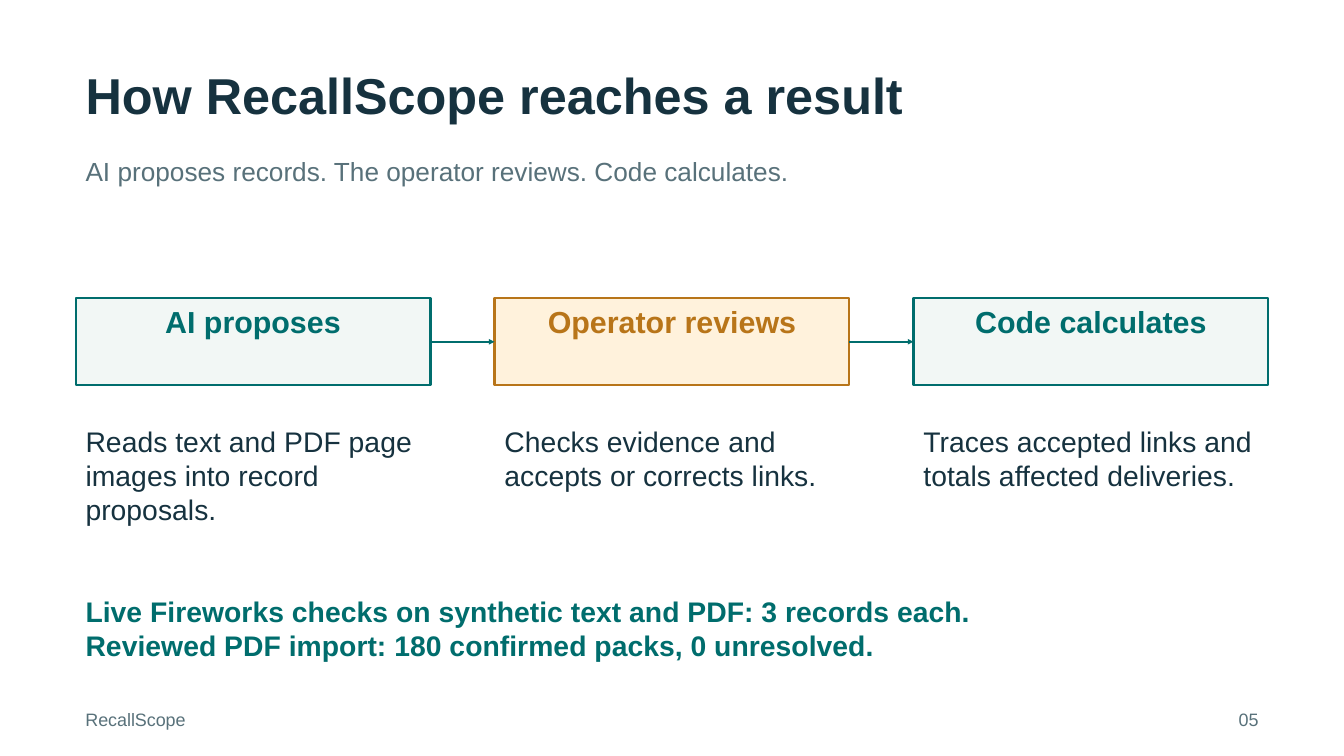
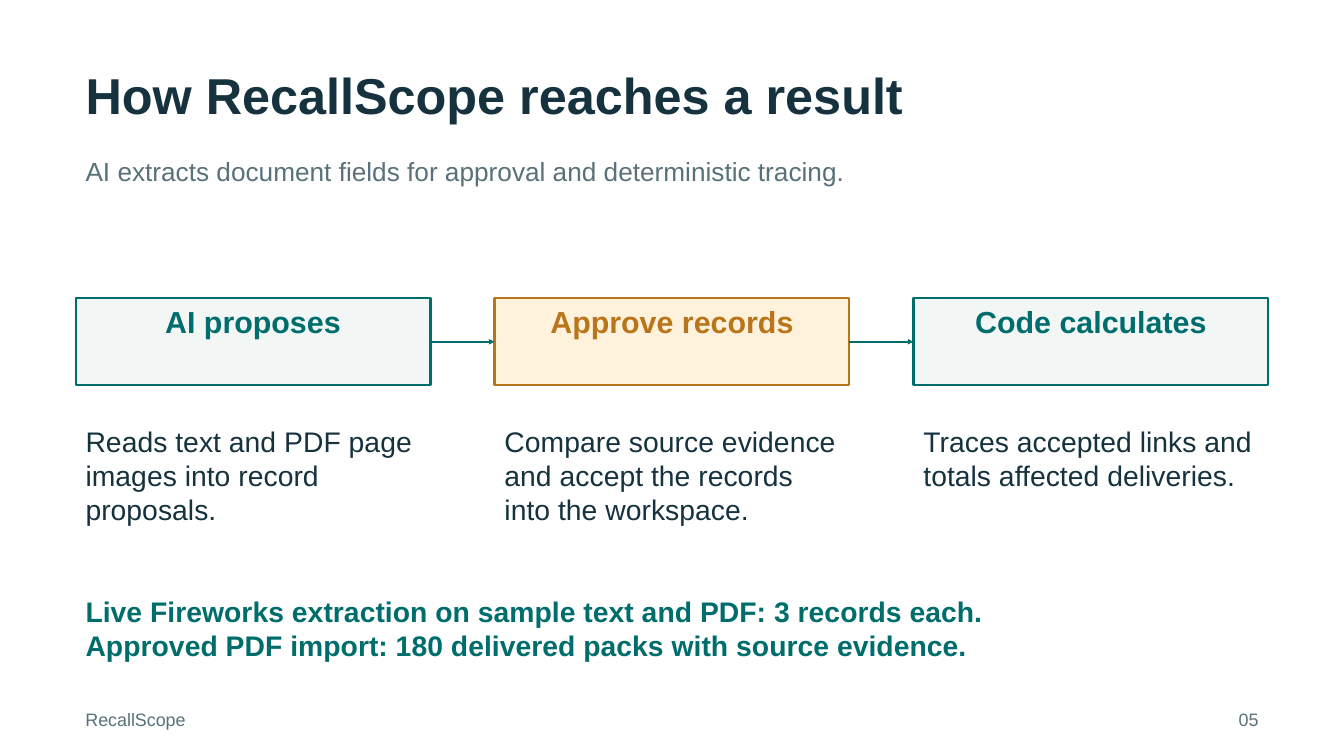
Before and after one commit to HackIndiaXYZ/ai-first-startup-hackathon-build-a-startup-using-ai-only-console, a slide deck: slide 5 of docs/RecallScope-Pitch.pptx. Drawn at 1344x756 pixels with LibreOffice and Linux fonts; fonts in the diff are those of the drawing. Boxes give left, top, right and bottom in pixels: in the first picture for what was removed or moved away, otherwise in the second. Text is boxed around its words. In the diff, an @@ line names an element or a change of style, - is before the commit and + after.

Commit message:
Present a complete RecallScope showcase with connected evidence

```diff
--- a/docs/RecallScope-Pitch.pptx
+++ b/docs/RecallScope-Pitch.pptx
@@ text at [86, 162, 844, 187]: text changed @@
-AI proposes records. The operator reviews. Code calculates.
+AI extracts document fields for approval and deterministic tracing.
@@ text in rectangle at [550, 311, 793, 339]: text changed @@
-Operator reviews
+Approve records
@@ text at [504, 431, 835, 526]: text changed @@
-Checks evidence and accepts or corrects links.
+Compare source evidence and accept the records into the workspace.
@@ text at [86, 601, 983, 662]: text changed @@
-Live Fireworks checks on synthetic text and PDF: 3 records each.
-Reviewed PDF import: 180 confirmed packs, 0 unresolved.
+Live Fireworks extraction on sample text and PDF: 3 records each.
+Approved PDF import: 180 delivered packs with source evidence.
```
Also in this commit, not shown: 4 other slides changed, 2 slides added, 2 slides removed, 23 other files.
